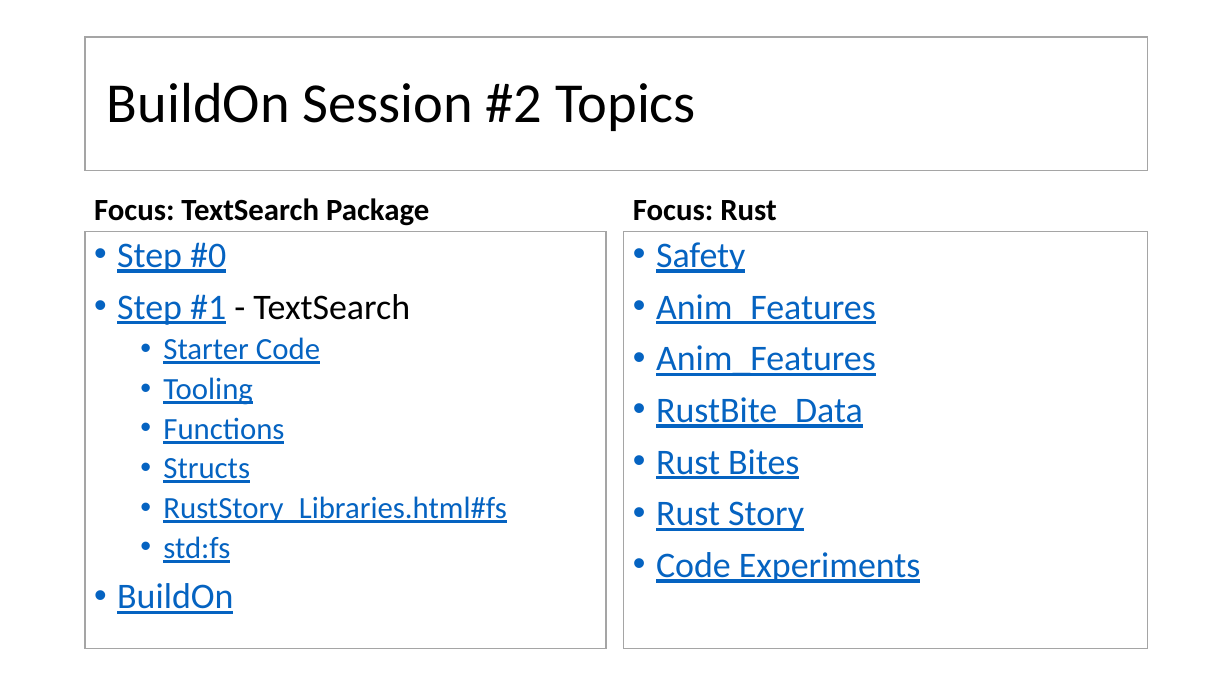
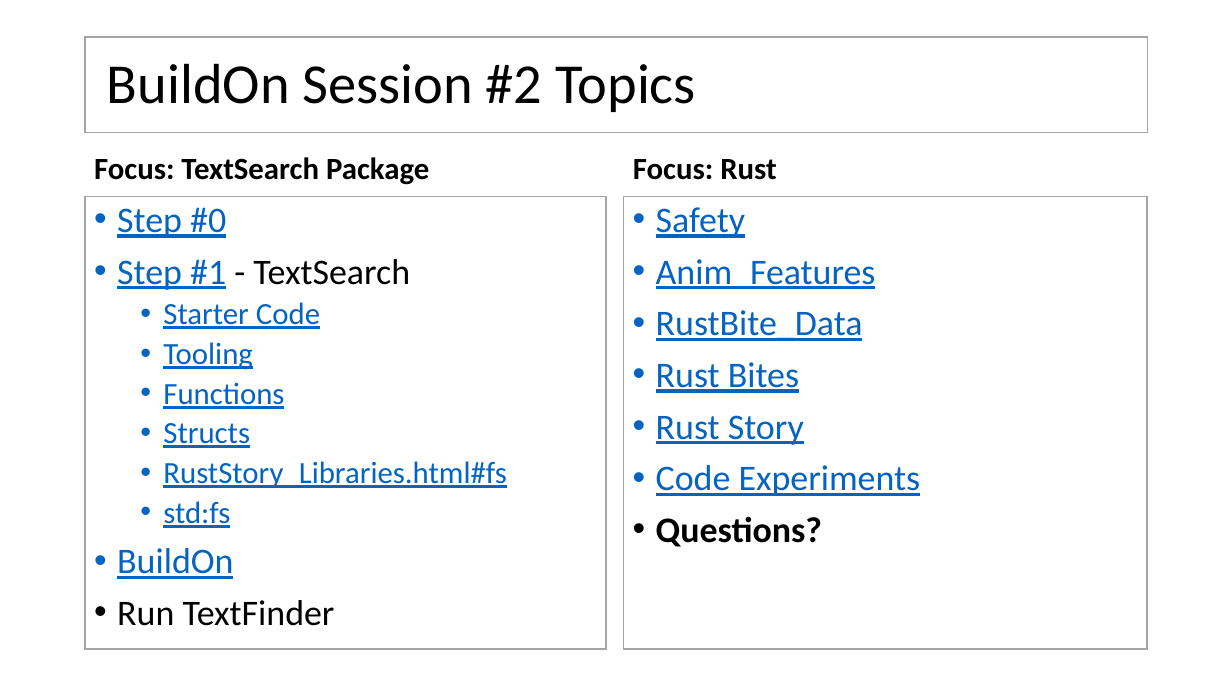
Before and after one commit to JimFawcett/JimFawcett.github.io, a slide deck: slide 6 of Resources/Build-On-2.pptx. Drawn at 1232x693 pixels with LibreOffice and Linux fonts; fonts in the diff are those of the drawing. Boxes give left, top, right and bottom in pixels: in the first picture for what was removed or moved away, otherwise in the second. Text is boxed around its words. In the diff, an @@ line names an element or a change of style, - is before the commit and + after.

Commit message:
updated content in Build-On-2 presentation

```diff
--- a/Resources/Build-On-2.pptx
+++ b/Resources/Build-On-2.pptx
@@ title "BuildOn Session #2 Topics": place and size @@
-title "BuildOn Session #2 Topics" at (85,37,1148,171)
+title "BuildOn Session #2 Topics" at (85,37,1148,133)
@@ text "Focus: TextSearch Package": place and size @@
-text "Focus: TextSearch Package" at (94,198,429,226)
+text "Focus: TextSearch Package" at (94,157,429,185)
@@ text "Focus: Rust": place and size @@
-text "Focus: Rust" at (633,200,776,221)
+text "Focus: Rust" at (633,159,776,180)
@@ text "Step #0": place and size @@
-text "Step #0" at (85,232,606,649)
+text "Step #0" at (85,197,606,649)
@@ text "Safety": place and size @@
-text "Safety" at (624,232,1148,649)
+text "Safety" at (624,197,1148,649)
@@ text at (656,294,876,324): paragraph removed @@
-• Anim_Features
@@ text at (656,516,822,547): paragraph added @@
+• Questions?
@@ text at (117,600,335,626): paragraph added @@
+• Run TextFinder
```
Also in this commit, not shown: 1 other slide changed, 1 other file.
